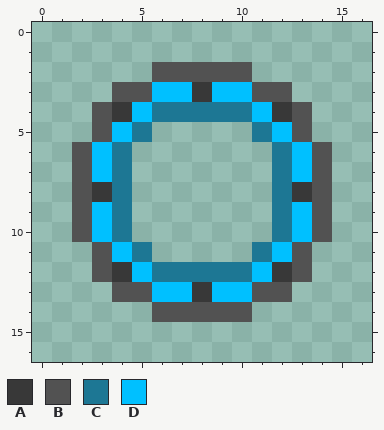
File history of a pixel-art sprite, items/active/weapons/ranged/chakram/funeochakram.png. The first picture shows the starting point.
The file is 17x17 pixels.
Palette (. is transparent): A #383838  B #525252  C #1d7794  D #00c0ff
Pixels before, first column x 2:
 2 ....BBBBB....
 3 ..BBDDADDBB..
 4 .BADCCCCCDAB.
 5 .BDC.....CDB.
 6 BDC.......CDB
 7 BDC.......CDB
 8 BAC.......CAB
 9 BDC.......CDB
10 BDC.......CDB
11 .BDC.....CDB.
12 .BADCCCCCDAB.
13 ..BBDDADDBB..
14 ....BBBBB....
And afterwards:
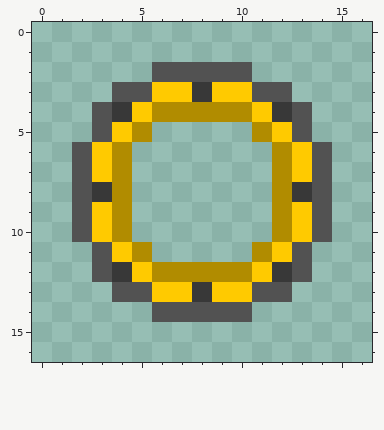
The exact change:
{"colour":"C","old":"#1d7794","new":"#b18c00"}
{"colour":"D","old":"#00c0ff","new":"#ffca00"}
